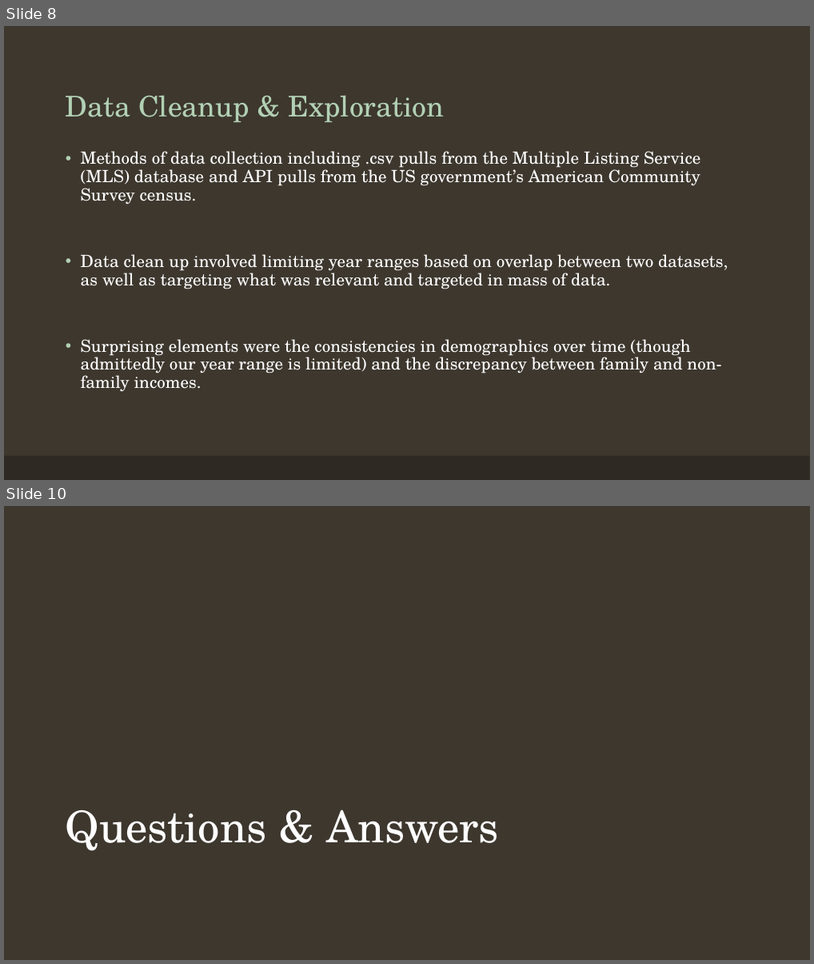
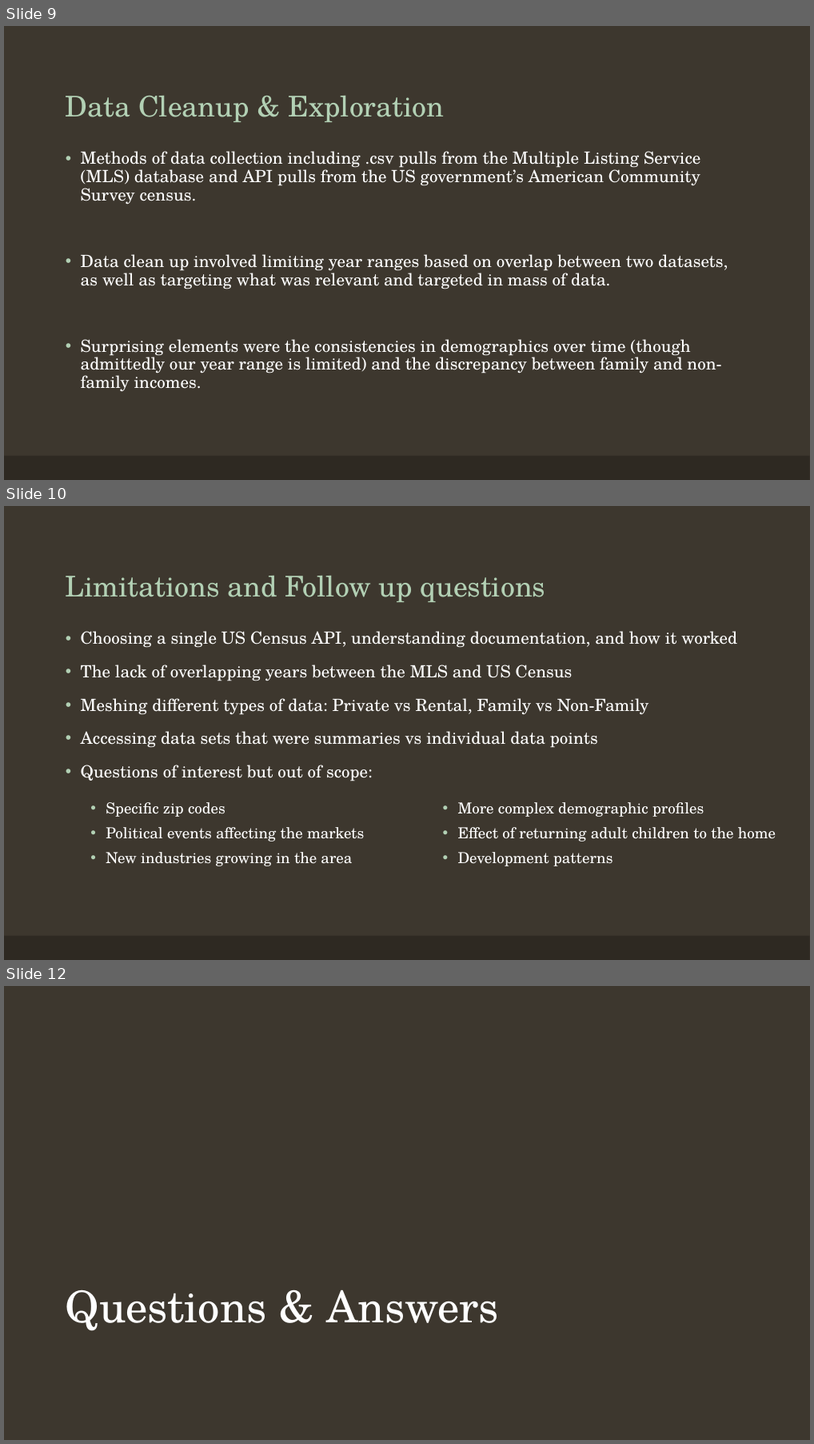
Before and after one commit to elizabethjaye/Project1-Repository, a slide deck: Housing in Orange County, FL.pptx. Shown one above the other, each under a label of ours: slides 8 and 10 before the commit, slides 9, 10 and 12 after it; the slides between them are not shown. The pictures are 814x964 and 814x1444 pixels, drawn with LibreOffice and Linux fonts; fonts in the diff are those of the drawing; background and template pictures are left out. Boxes give left, top, right and bottom in pixels: in the first picture for what was removed or moved away, otherwise in the second. Text is boxed around its words. In the diff, an @@ line names an element or a change of style, - is before the commit and + after.

Commit message:
adding summary from Dolly. modifying text based slides, minor formatting of plot slide titles

```diff
--- a/Housing in Orange County, FL.pptx
+++ b/Housing in Orange County, FL.pptx
@@ slide 10 added at (x1=4, y1=506, x2=810, y2=960), background #3D372E; not listed: 1 template element that a slide beside it also shows @@
@@ title added at (x1=66, y1=576, x2=546, y2=602), 34 pt, text #B2D0B4 @@
+Limitations and Follow up questions
@@ text added at (x1=81, y1=631, x2=738, y2=781), 20 pt, text #FFFFFF @@
+• Choosing a single US Census API, understanding documentation, and how it worked
+• The lack of overlapping years between the MLS and US Census
+• Meshing different types of data: Private vs Rental, Family vs Non-Family
+• Accessing data sets that were summaries vs individual data points
+• Questions of interest but out of scope:
@@ text added at (x1=106, y1=802, x2=776, y2=866), 18 pt, text #FFFFFF @@
+  • Specific zip codes
+  • Political events affecting the markets
+  • New industries growing in the area
+  • More complex demographic profiles
+  • Effect of returning adult children to the home
+  • Development patterns
@@ what was slide 8 is now slide 9 @@
@@ what was slide 10 is now slide 12 @@
```
Also in this commit, not shown: 4 slides changed, 3 other slides added, 2 slides removed, 1 other file.
